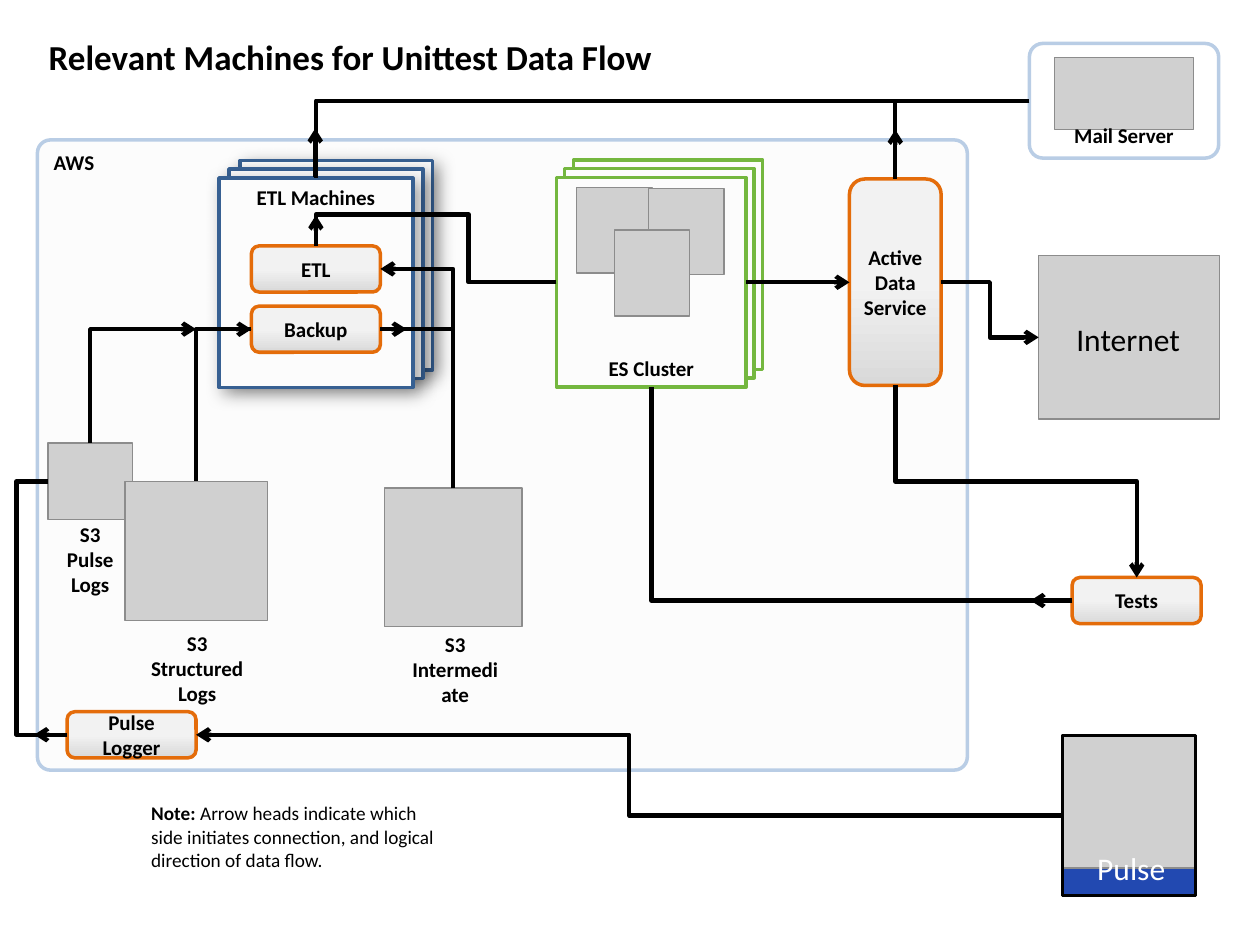
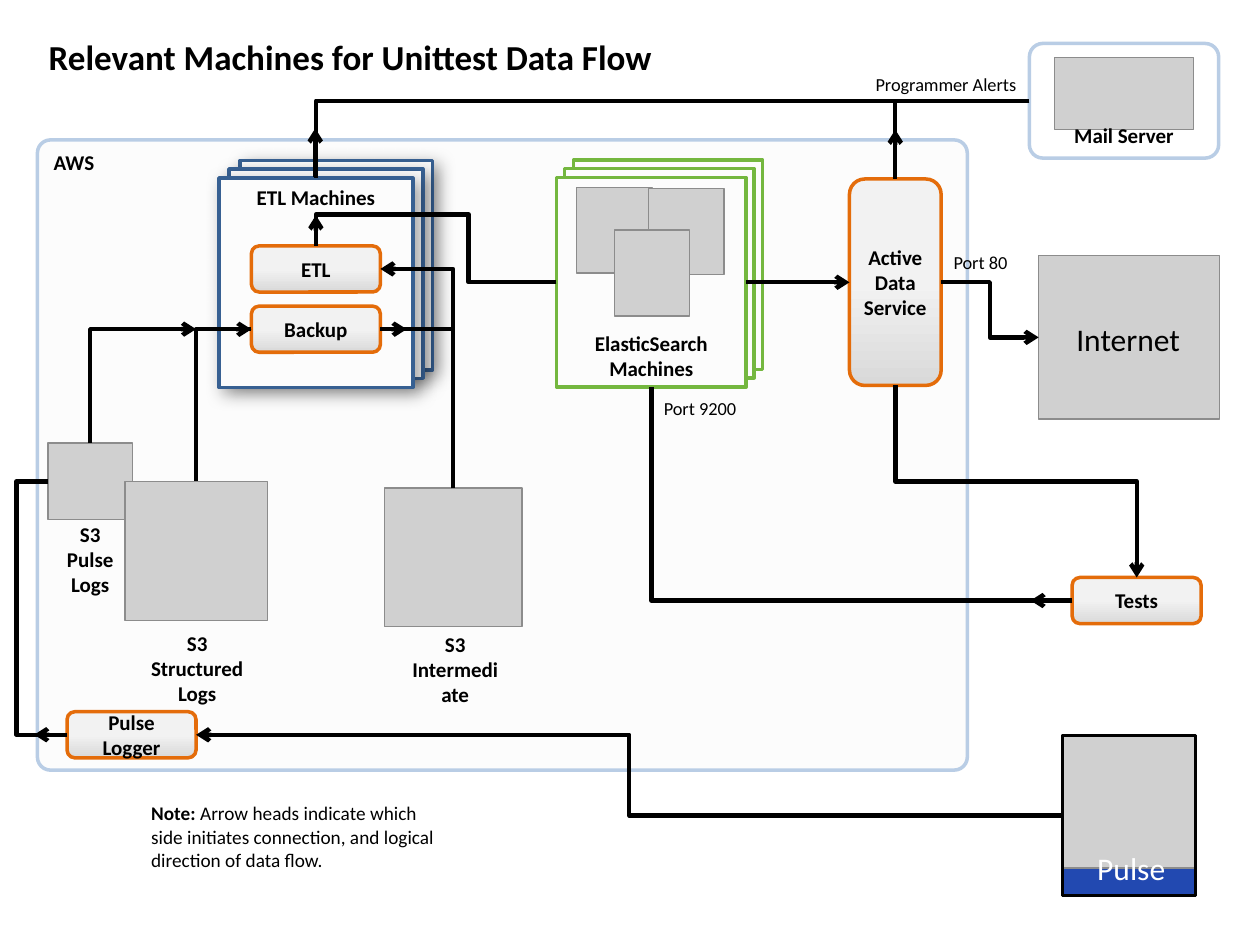
Before and after one commit to mozilla/ActiveData, a slide deck: slide 1 of docs/Architecture.pptx. Drawn at 1260x945 pixels with LibreOffice and Linux fonts; fonts in the diff are those of the drawing; grey boxes stand for pictures. Boxes give left, top, right and bottom in pixels: in the first picture for what was removed or moved away, otherwise in the second. Text is boxed around its words. In the diff, an @@ line names an element or a change of style, - is before the commit and + after.

```diff
--- a/docs/Architecture.pptx
+++ b/docs/Architecture.pptx
@@ text added at [876,78,1016,94], 10.5 pt, text #000000 @@
+Programmer Alerts
@@ text added at [954,254,1008,274], 10.5 pt, text #000000 @@
+Port 80
@@ text in rounded rectangle at [595,336,708,376]: text changed @@
-ES Cluster
+ElasticSearch Machines
@@ text added at [664,403,736,415], 10.5 pt, text #000000 @@
+Port 9200
```
Also in this commit, not shown: 3 other files.
